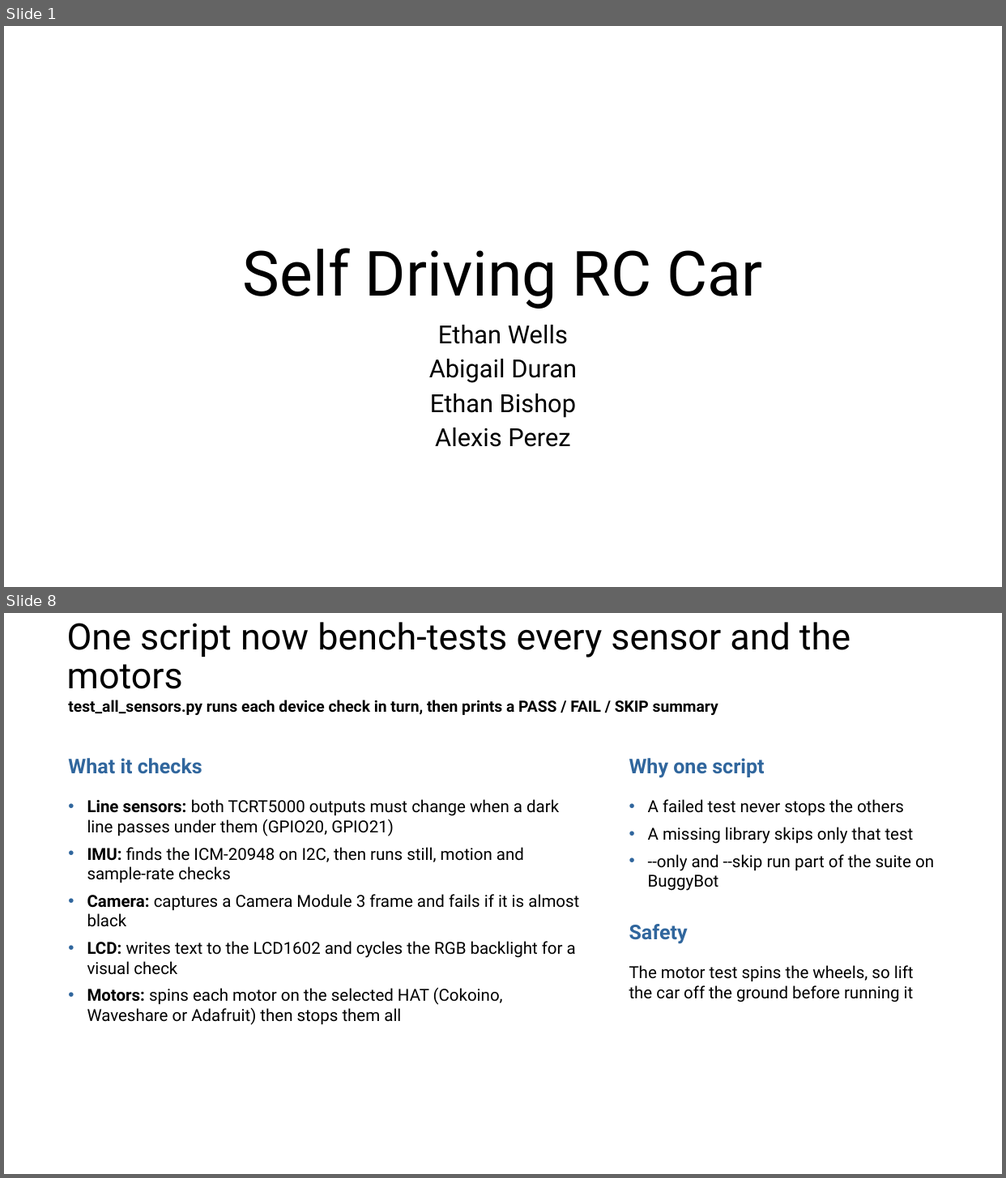
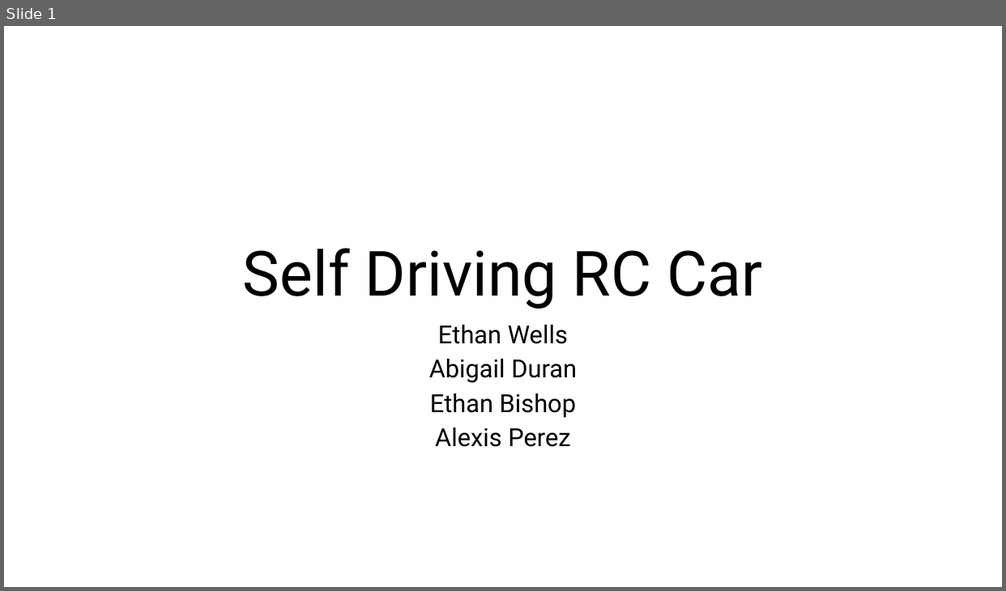
Before and after one commit to EthanWellsSr/BuggyBot, a slide deck: Weekly Reports/Self-Driving-RC-Car.pptx. Shown one above the other, each under a label of ours: slides 1 and 8 before the commit, slide 1 after it; the slides between them are not shown. The pictures are 1006x1178 and 1006x591 pixels, drawn with LibreOffice and Linux fonts; fonts in the diff are those of the drawing. Boxes give left, top, right and bottom in pixels: in the first picture for what was removed or moved away, otherwise in the second. Text is boxed around its words. In the diff, an @@ line names an element or a change of style, - is before the commit and + after.

```diff
--- a/Weekly Reports/Self-Driving-RC-Car.pptx
+++ b/Weekly Reports/Self-Driving-RC-Car.pptx
@@ slide 8 removed at (4, 613, 1002, 1174), background #FFFFFF @@
@@ title removed at (67, 622, 850, 689) @@
-One script now bench-tests every sensor and the motors
@@ text removed at (68, 700, 718, 715) @@
-test_all_sensors.py runs each device check in turn, then prints a PASS / FAIL / SKIP summary
@@ text removed at (68, 758, 202, 774) @@
-What it checks
@@ text removed at (629, 758, 764, 778) @@
-Why one script
@@ text removed at (87, 799, 579, 1025) @@
-• Line sensors: both TCRT5000 outputs must change when a dark line passes under them (GPIO20, GPIO21)
-• IMU: finds the ICM-20948 on I2C, then runs still, motion and sample-rate checks
-• Camera: captures a Camera Module 3 frame and fails if it is almost black
-• LCD: writes text to the LCD1602 and cycles the RGB backlight for a visual check
-• Motors: spins each motor on the selected HAT (Cokoino, Waveshare or Adafruit) then stops them all
@@ text removed at (648, 799, 934, 891) @@
-• A failed test never stops the others
-• A missing library skips only that test
-• --only and --skip run part of the suite on BuggyBot
@@ text removed at (629, 924, 688, 944) @@
-Safety
@@ text removed at (629, 965, 914, 1003) @@
-The motor test spins the wheels, so lift the car off the ground before running it
```
Also in this commit, not shown: 5 slides changed, 5 slides added, 4 other slides removed.
